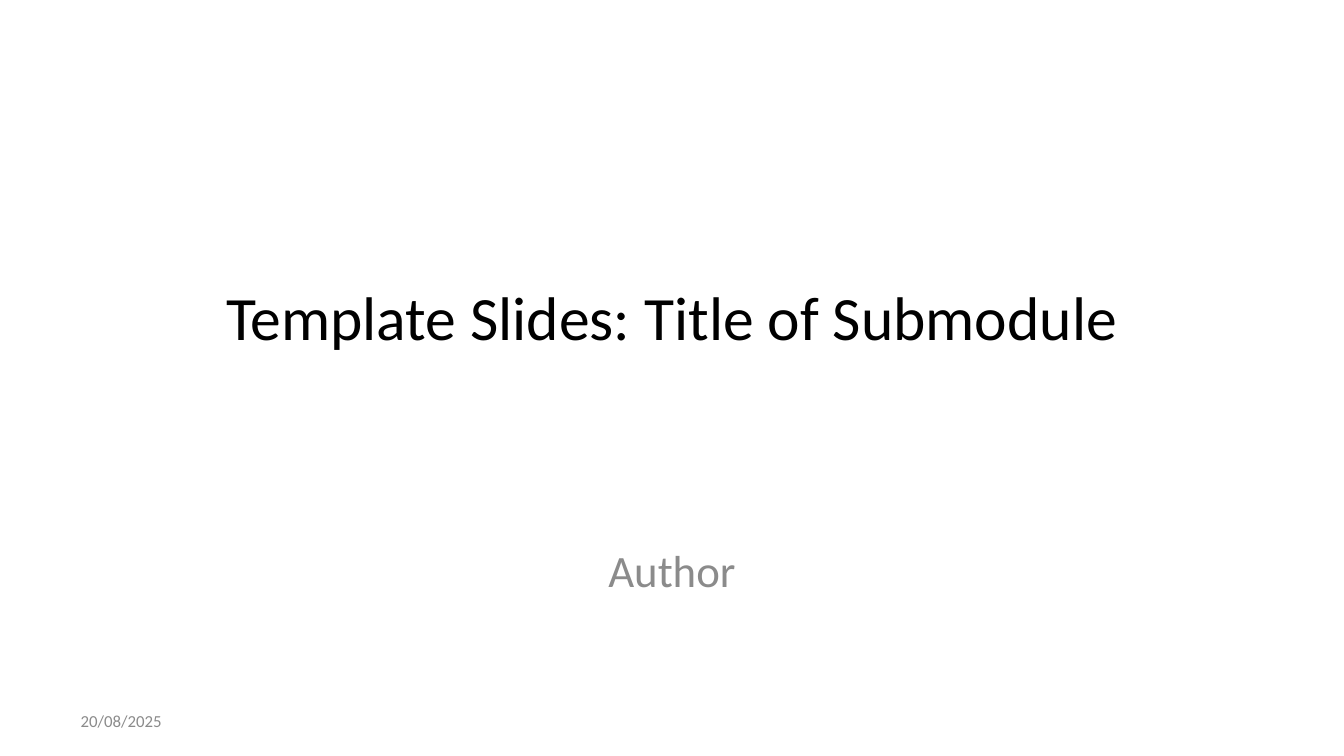
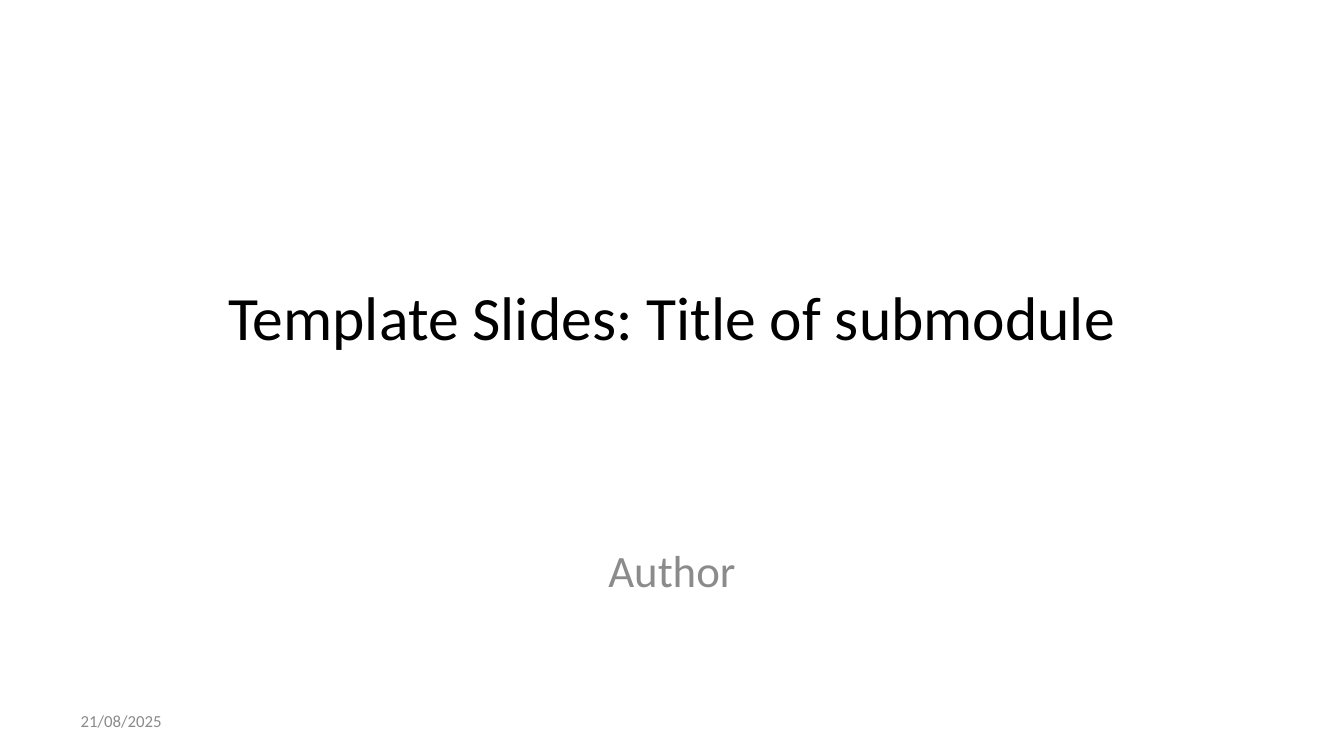
Before and after one commit to lmu-osc/train-the-trainer-student-track-OS, a slide deck: slide 1 of _site/materials/OS-template-module/OS-template-slides.pptx. Drawn at 1344x756 pixels with LibreOffice and Linux fonts; fonts in the diff are those of the drawing. Boxes give left, top, right and bottom in pixels: in the first picture for what was removed or moved away, otherwise in the second. Text is boxed around its words. In the diff, an @@ line names an element or a change of style, - is before the commit and + after.

Commit message:
Revise Quarto template slides

```diff
--- a/_site/materials/OS-template-module/OS-template-slides.pptx
+++ b/_site/materials/OS-template-module/OS-template-slides.pptx
@@ title at (228,297,1115,350): text changed @@
-Template Slides: Title of Submodule
+Template Slides: Title of submodule
@@ text at (81,715,162,728): text changed @@
-20/08/2025
+21/08/2025
```
Also in this commit, not shown: 5 other slides changed, 1 slide added, 37 other files.
